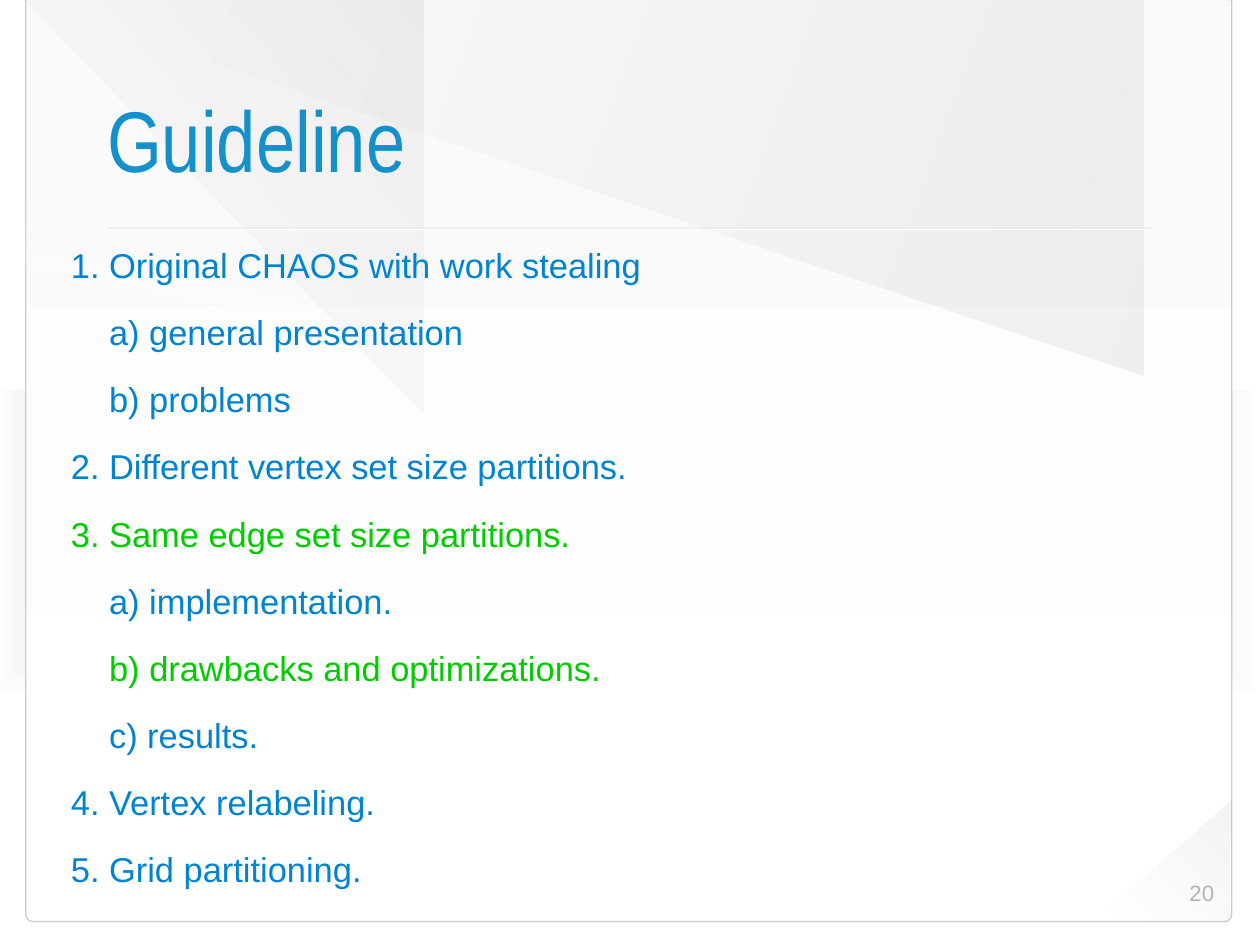
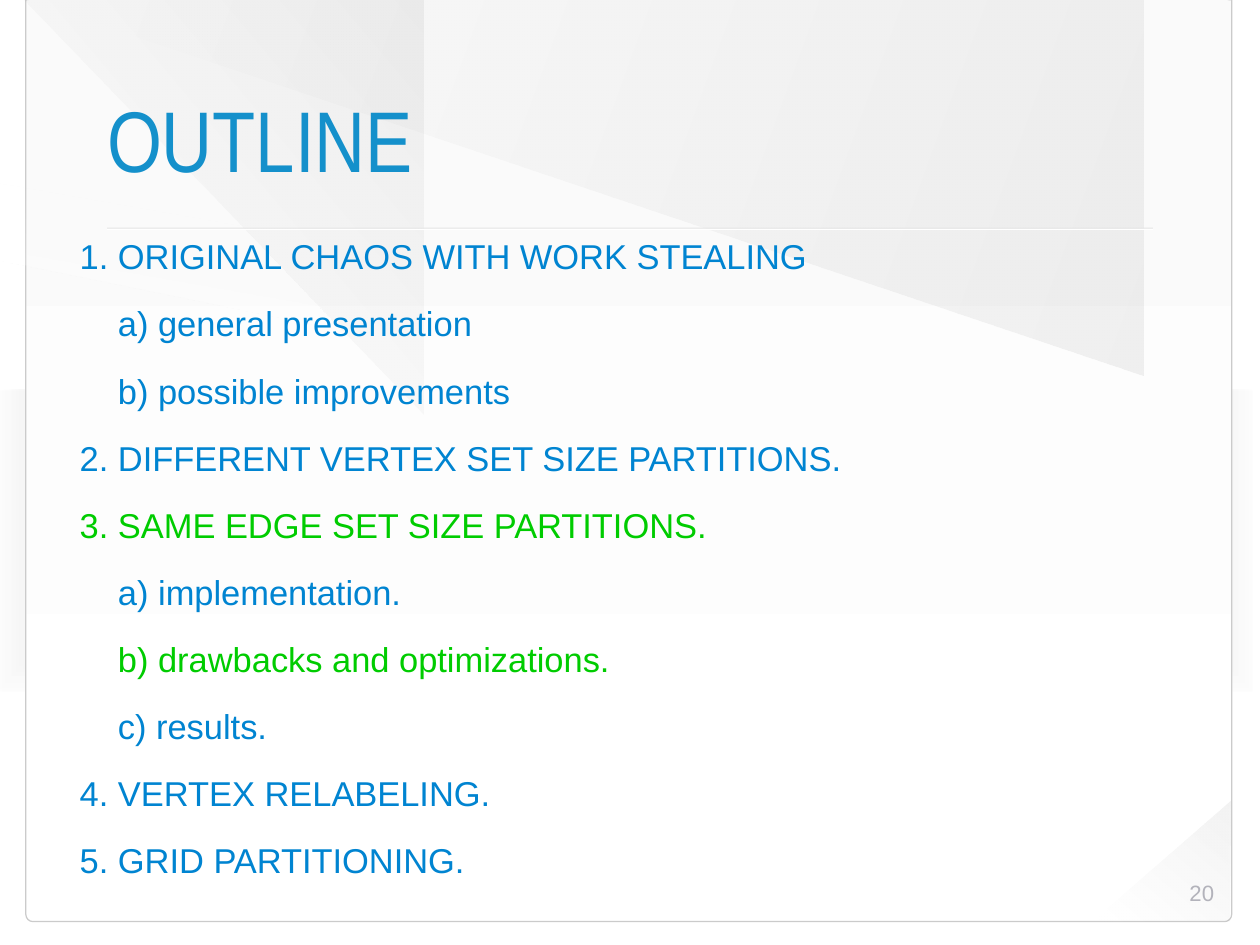
Before and after one commit to HaprianVlad/chaos, a slide deck: slide 20 of presentation.odp. Drawn at 1260x945 pixels with LibreOffice and Linux fonts; fonts in the diff are those of the drawing; background and template pictures are left out. Boxes give left, top, right and bottom in pixels: in the first picture for what was removed or moved away, otherwise in the second. Text is boxed around its words. In the diff, an @@ line names an element or a change of style, - is before the commit and + after.

```diff
--- a/presentation.odp
+++ b/presentation.odp
@@ title at bbox=[107, 112, 413, 173]: text changed @@
-Guideline
+OUTLINE
@@ text "1. ORIGINAL CHAOS WITH WORK ...": place and size @@
-text "1. ORIGINAL CHAOS WITH WORK ..." at bbox=[71, 253, 641, 888]
+text "1. ORIGINAL CHAOS WITH WORK ..." at bbox=[80, 245, 841, 874]
@@ text at bbox=[80, 245, 807, 270]: text changed @@
-1. Original CHAOS with work stealing
+1. ORIGINAL CHAOS WITH WORK STEALING
@@ text at bbox=[80, 379, 841, 539]: text changed @@
-b) problems
-2. Different vertex set size partitions.
-3. Same edge set size partitions.
+b) possible improvements
+2. DIFFERENT VERTEX SET SIZE PARTITIONS.
+3. SAME EDGE SET SIZE PARTITIONS.
@@ text at bbox=[80, 782, 491, 874]: text changed @@
-4. Vertex relabeling.
-5. Grid partitioning.
+4. VERTEX RELABELING.
+5. GRID PARTITIONING.
```
Also in this commit, not shown: 8 other slides changed, 2 slides added, 1 other file.
